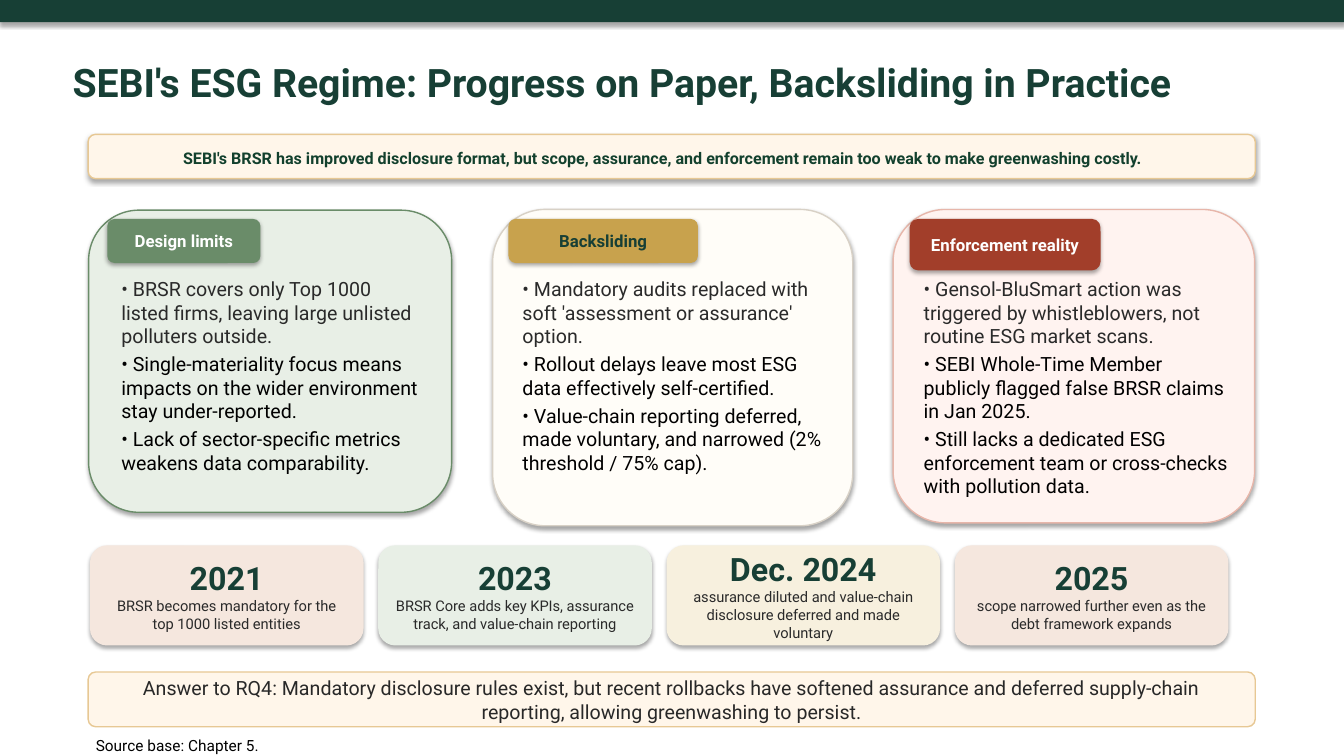
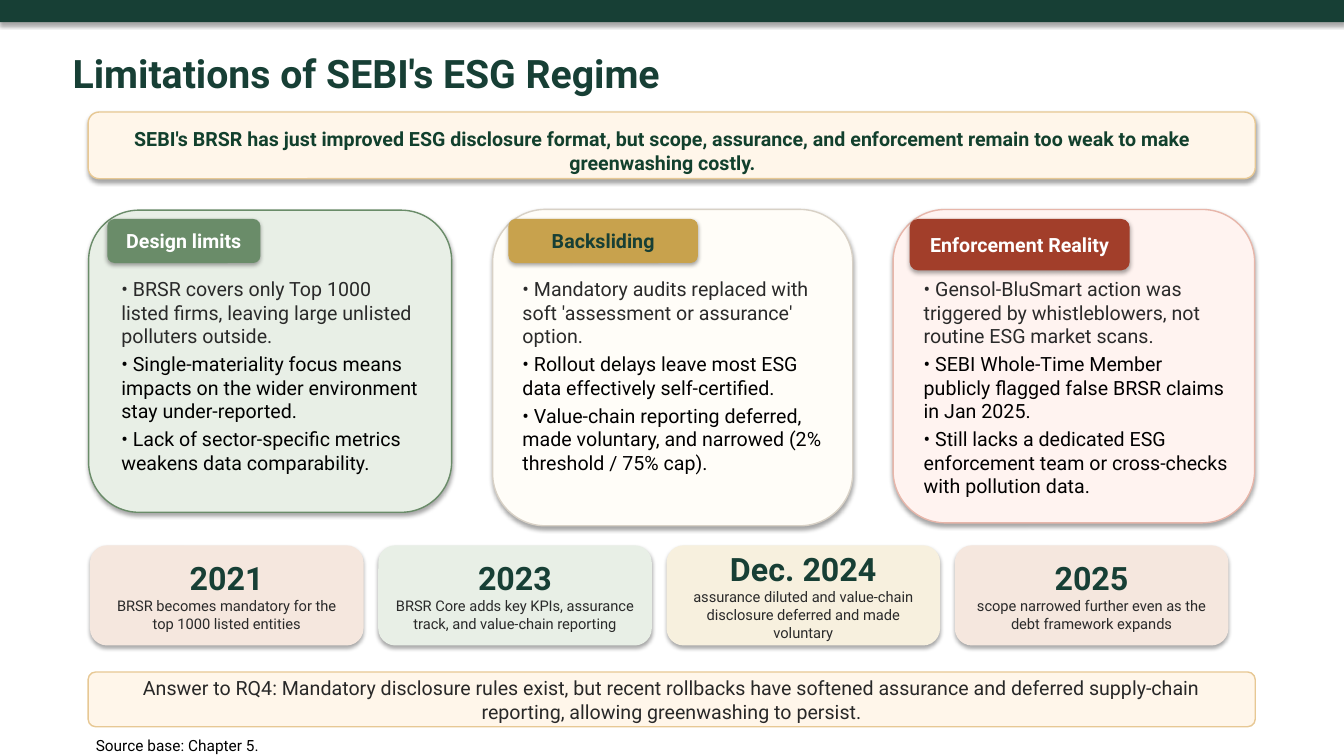
Before and after one commit to atul516/Final-VIva, a slide deck: slide 14 of Thesis Defence Presentation Final.pptx (slide 13 before the commit). Drawn at 1344x756 pixels with LibreOffice and Linux fonts; fonts in the diff are those of the drawing. Boxes give left, top, right and bottom in pixels: in the first picture for what was removed or moved away, otherwise in the second. Text is boxed around its words. In the diff, an @@ line names an element or a change of style, - is before the commit and + after.

Commit message:
docs: update thesis presentation slides and create comprehensive thesis text document

```diff
--- a/Thesis Defence Presentation Final.pptx
+++ b/Thesis Defence Presentation Final.pptx
@@ text at <box>73,58,660,96</box>: text changed @@
-SEBI's ESG Regime: Progress on Paper, Backsliding in Practice
+Limitations of SEBI's ESG Regime
@@ rounded rectangle: place and size @@
-rounded rectangle at <box>88,134,1255,178</box>
+rounded rectangle at <box>88,112,1255,178</box>
@@ text at <box>134,131,1189,174</box>: text changed; size 11.5 to 14 pt @@
-SEBI's BRSR has improved disclosure format, but scope, assurance, and enforcement remain too weak to make greenwashing costly.
+SEBI's BRSR has just improved ESG disclosure format, but scope, assurance, and enforcement remain too weak to make greenwashing costly.
@@ rounded rectangle "Design limits" at <box>107,219,260,263</box>: size 12 to 14 pt @@
@@ rounded rectangle "Backsliding" at <box>508,219,698,263</box>: size 12 to 14 pt @@
@@ rounded rectangle "Enforcement Reality": place and size @@
-rounded rectangle "Enforcement Reality" at <box>909,219,1100,270</box>
+rounded rectangle "Enforcement Reality" at <box>909,219,1129,270</box>
@@ text in rounded rectangle at <box>930,237,1109,256</box>: text changed; size 12 to 14 pt @@
-Enforcement reality
+Enforcement Reality
```
Also in this commit, not shown: 15 other slides changed, 1 other file.
